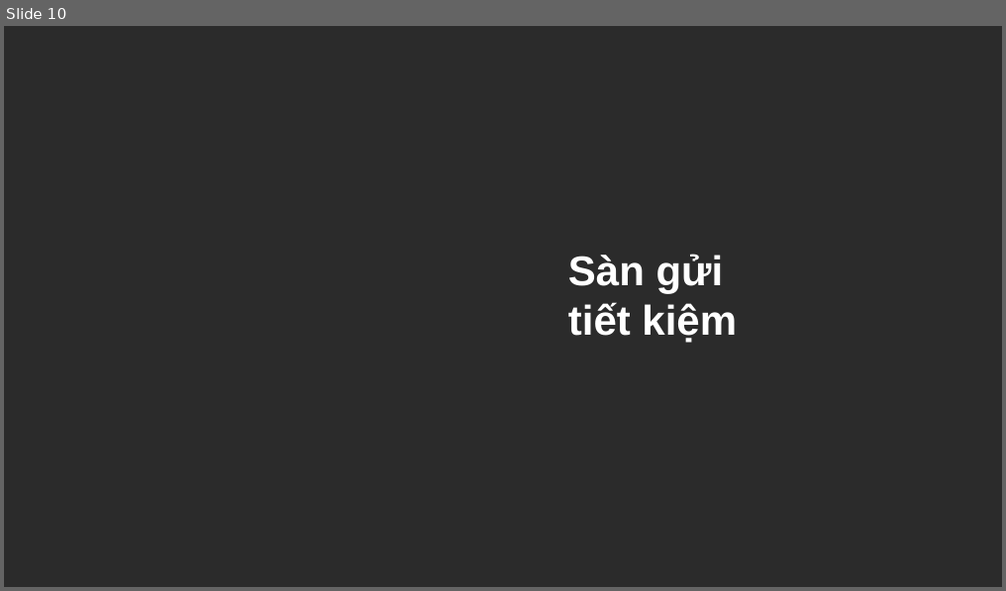
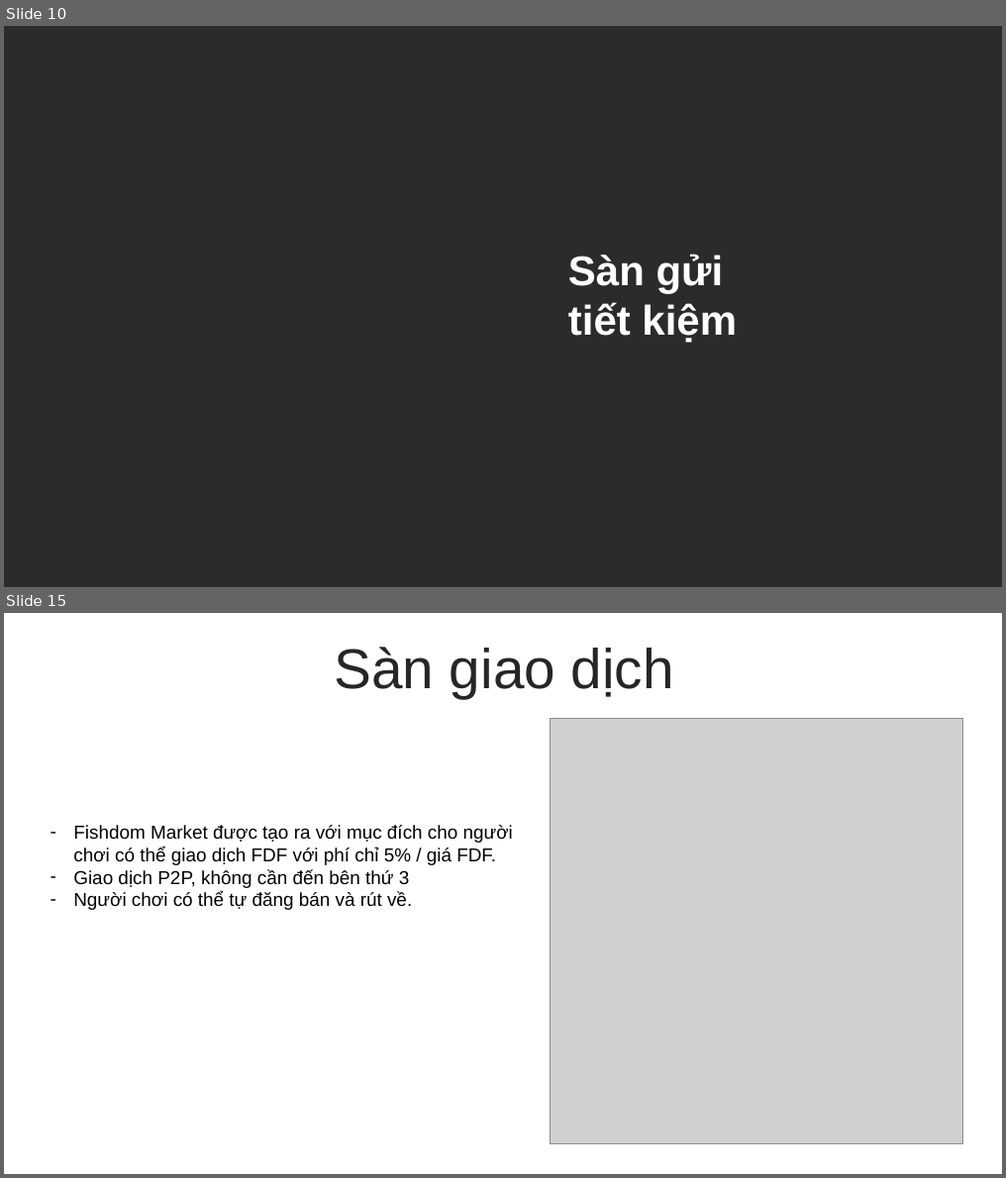
Before and after one commit to augustusflynn/Fishdom_DEFI_Project, a slide deck: FishdomDEFI.pptx. Shown one above the other, each under a label of ours: slide 10 before the commit, slides 10 and 15 after it; the slides between them are not shown. The pictures are 1006x591 and 1006x1178 pixels, drawn with LibreOffice and Linux fonts; fonts in the diff are those of the drawing; grey boxes stand for pictures; background and template pictures are left out; a plain dark background stands for a picture behind light text. Boxes give left, top, right and bottom in pixels: in the first picture for what was removed or moved away, otherwise in the second. Text is boxed around its words. In the diff, an @@ line names an element or a change of style, - is before the commit and + after.

```diff
--- a/FishdomDEFI.pptx
+++ b/FishdomDEFI.pptx
@@ slide 15 added at (4,613,1002,1174), background #FFFFFF @@
@@ text added at (334,647,674,698), 54 pt, text #262626 @@
+Sàn giao dịch
@@ picture added at (549,719,963,1144) @@
@@ text added at (73,825,513,910), 18 pt, text #000000 @@
+– Fishdom Market được tạo ra với mục đích cho người chơi có thể giao dịch FDF với phí chỉ 5% / giá FDF.
+– Giao dịch P2P, không cần đến bên thứ 3
+– Người chơi có thể tự đăng bán và rút về.
```
Also in this commit, not shown: 3 slides changed, 9 other slides added, 2 slides removed, 1 other file.
